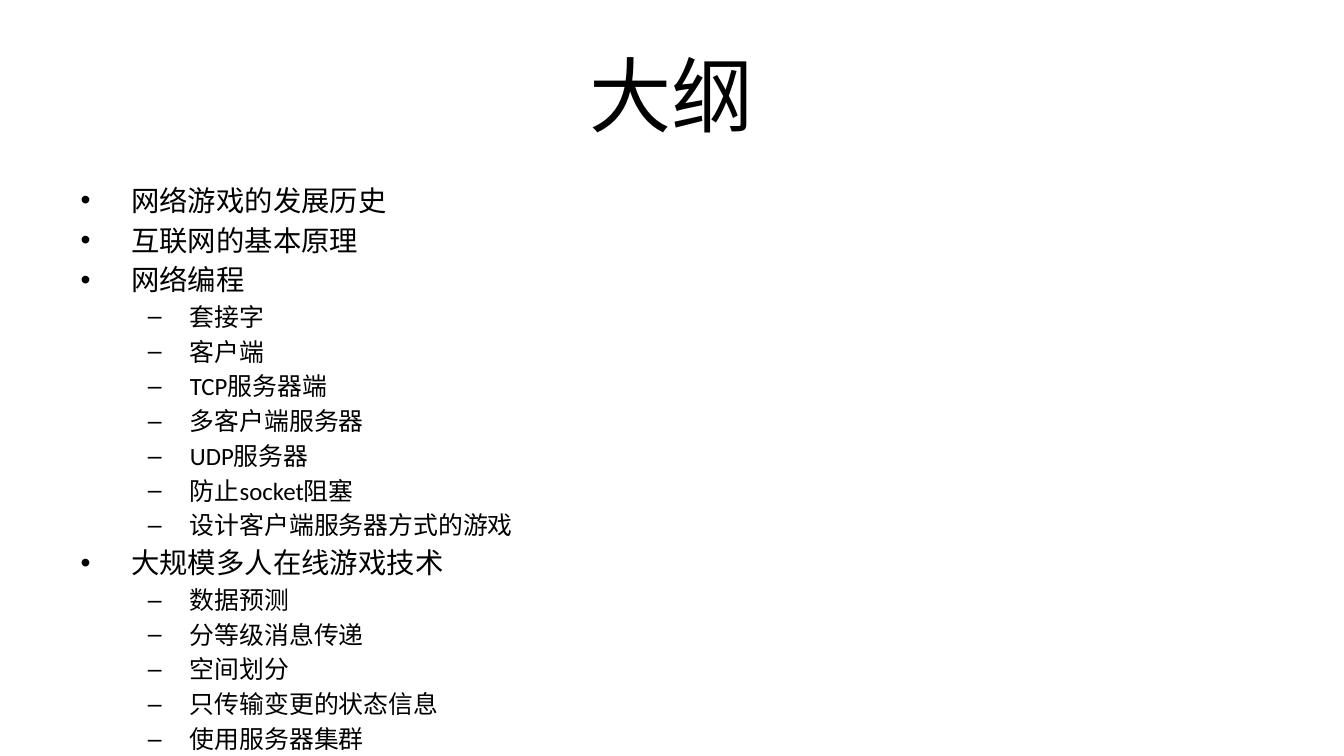
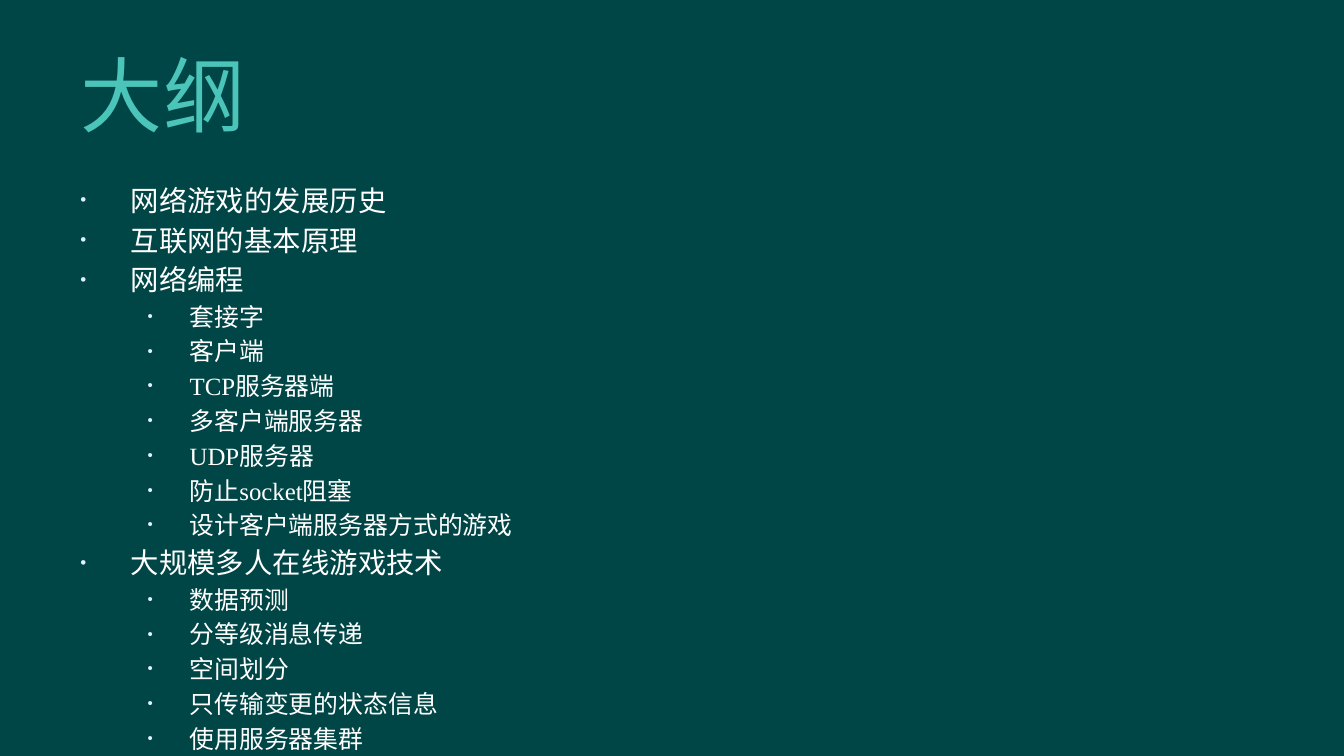
Before and after one commit to hanhonglei/Course_GameEngine, a slide deck: slide 2 of Slides/Principle/15 联网技术/15 联网技术.pptx. Drawn at 1344x756 pixels with LibreOffice and Linux fonts; fonts in the diff are those of the drawing; background and template pictures are left out. Boxes give left, top, right and bottom in pixels: in the first picture for what was removed or moved away, otherwise in the second. Text is boxed around its words. In the diff, an @@ line names an element or a change of style, - is before the commit and + after.

```diff
--- a/Slides/Principle/15 联网技术/15 联网技术.pptx
+++ b/Slides/Principle/15 联网技术/15 联网技术.pptx
@@ background #FFFFFF to #004646 @@
@@ title "大纲" at [80,57,245,133]: text colour #000000 to #4BC5B9, letter spacing 0 to 0.5 pt; alignment centre to left @@
@@ text "网络游戏的发展历史" at [131,187,513,750]: font Calibri to Times New Roman, text colour #000000 to #FFFFFF; bullet – to • @@
```
Also in this commit, not shown: 1 other slide changed, 91 slides added, 6 other files.
